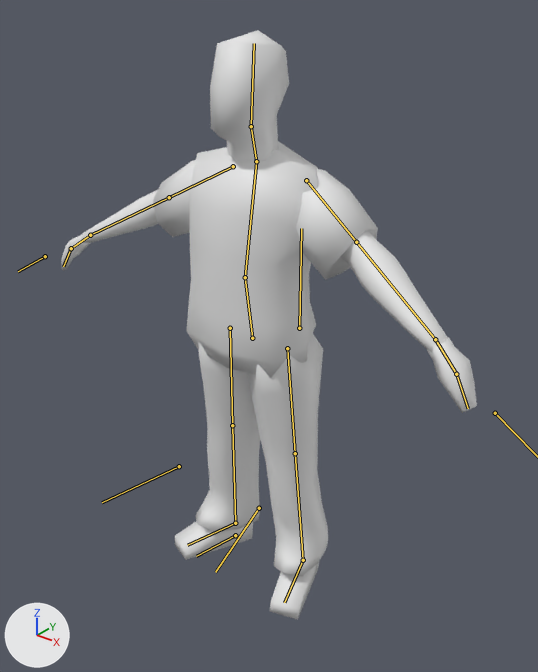
Two versions of the Blender file models/jordi/jordi.blend, one commit apart.
One viewpoint serves both versions: a camera (50 mm lens) standing at (1.45, -1.73, 2.1) and looking at (0.01, 0.08, 0.98). Every picture has the same lights, and +X, +Y and +Z are marked at lower left. The picture after the commit comes second. The bones that change, and the others that lie on the model, are drawn over the model as lines.

Objects in the first picture: 'arm1_l', 'arm1_r', 'arm2_l', 'arm2_r', 'hand_l', 'hand_r', 'head', 'leg_l', 'leg_r', 'shoe_l', 'shoe_r', 'torso'.
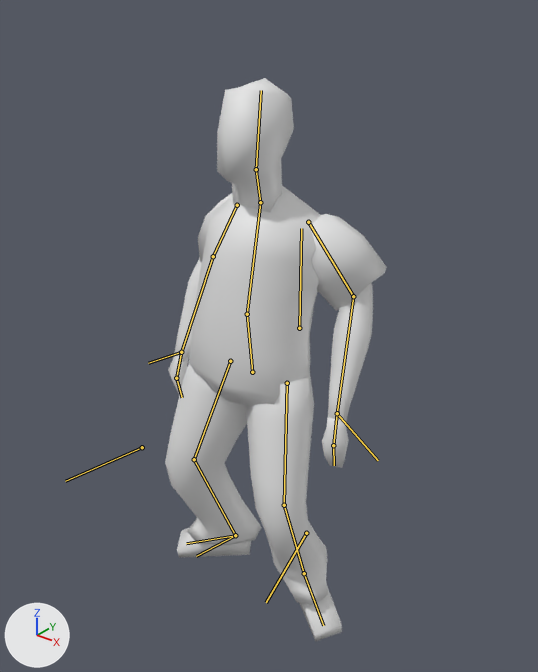
The newer file adds an action. The first version stands in its rest pose; the second is drawn at frame 12 of the action 'Idle'.

The edits, one by one:
Bone 'ik_hand.r' (bone_ik_hand_r) moves from (0.0, 0.0, 0.0) to (-0.529, -0.354, -0.124).
Bone 'ik_hand.l' (bone_ik_hand_l) moves from (0.0, 0.0, 0.0) to (0.529, -0.354, -0.124).
Bone 'Bone' (bone_bone) moves from (0.0, 0.0, 0.0) to (0.018, -0.129, 0.0).
Bone 'Bone' (bone_bone) turns from (0, 0, 0) to (0, 0, 2) degrees about its own x, y and z.
Bone 'hand1_r' (bone_hand1_r) turns from (0, 0, 0) to (0, 30, 0) degrees about its own x, y and z.
Bone 'hand1_l' (bone_hand1_l) turns from (0, 0, 0) to (0, -30, 0) degrees about its own x, y and z.
Bone 'ik_leg_pole.r' (bone_ik_leg_pole_r) moves from (0.0, 0.0, 0.0) to (-0.189, 0.047, 0.001).
Bone 'ik_leg_pole.l' (bone_ik_leg_pole_l) moves from (0.0, 0.0, 0.0) to (0.189, 0.047, 0.001).

Location of each change, (x1, y1, x2, y2) in pixels of the pictures (538 x 672 px):
'torso', posed (7% shorter): before (187, 141, 318, 378); after (189, 186, 320, 407)
'leg_l', posed: before (247, 334, 328, 576); after (246, 371, 328, 605)
'leg_r', posed: before (195, 343, 261, 532); after (165, 363, 262, 545)
'head', posed: before (210, 30, 289, 161); after (217, 78, 294, 213)
'arm2_l', posed (58% narrower, 16% taller): before (340, 231, 448, 351); after (328, 283, 373, 422)
'arm1_l', posed: before (296, 169, 378, 280); after (311, 214, 387, 311)
'hand_l', posed (45% narrower, 33% shorter): before (427, 338, 477, 413); after (322, 418, 349, 468)
'arm2_r', posed: before (81, 190, 158, 243); after (175, 257, 202, 362)
'shoe_l', posed: before (270, 563, 319, 620); after (300, 586, 342, 641)
'arm1_r', posed: before (153, 160, 196, 237); after (198, 193, 233, 262)
'shoe_r', posed: before (175, 521, 253, 560); after (177, 528, 251, 558)
'hand_r', posed: before (61, 234, 92, 271); after (168, 352, 189, 395)
bone 'ik_hand.r', root to tip: before (45, 256) to (18, 271); after (181, 352) to (148, 363)
bone 'Bone', root to tip: before (252, 338) to (245, 277); after (252, 372) to (247, 314)
bone 'hand1_r', root to tip: before (90, 235) to (71, 248); after (181, 352) to (176, 378)
bone 'hand1_l', root to tip: before (435, 339) to (456, 374); after (337, 413) to (333, 445)
bone 'ik_leg_pole.r', root to tip: before (179, 466) to (102, 502); after (142, 447) to (65, 481)
bone 'ik_leg_pole.l', root to tip: before (259, 508) to (215, 572); after (306, 533) to (266, 602)
